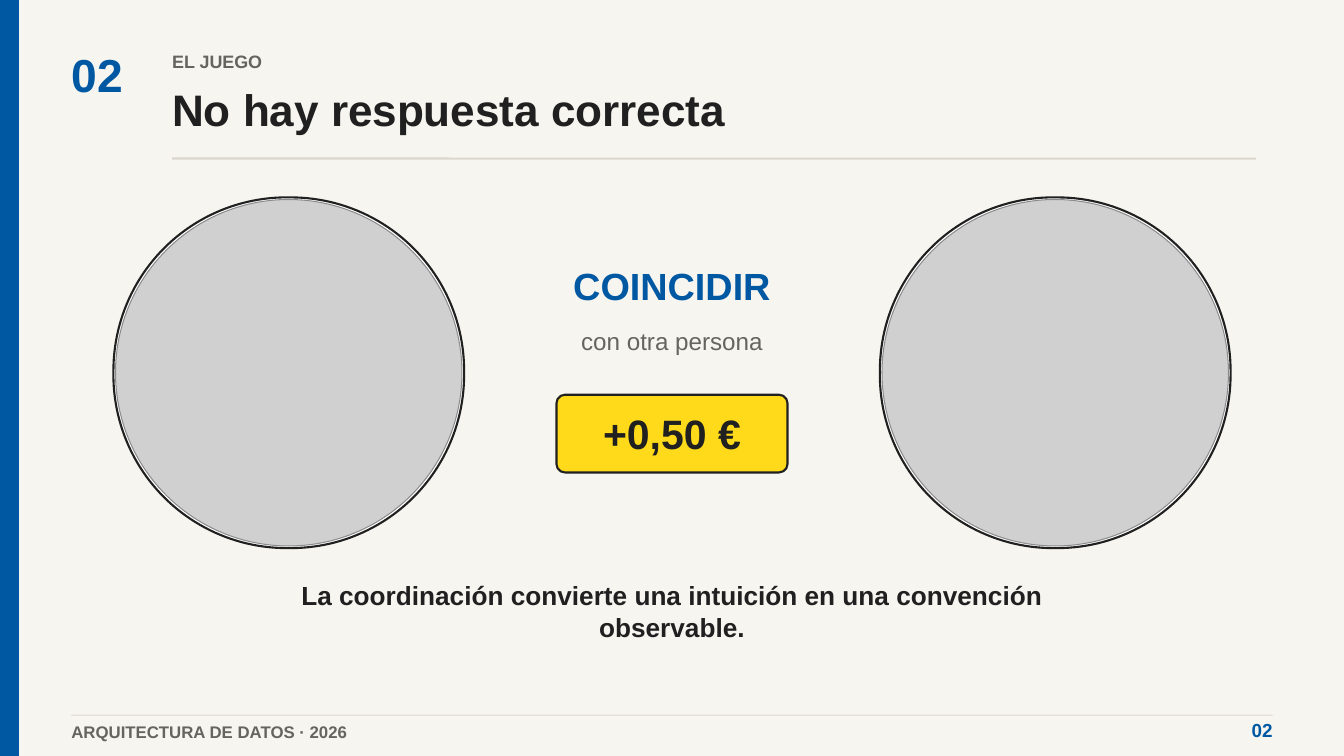
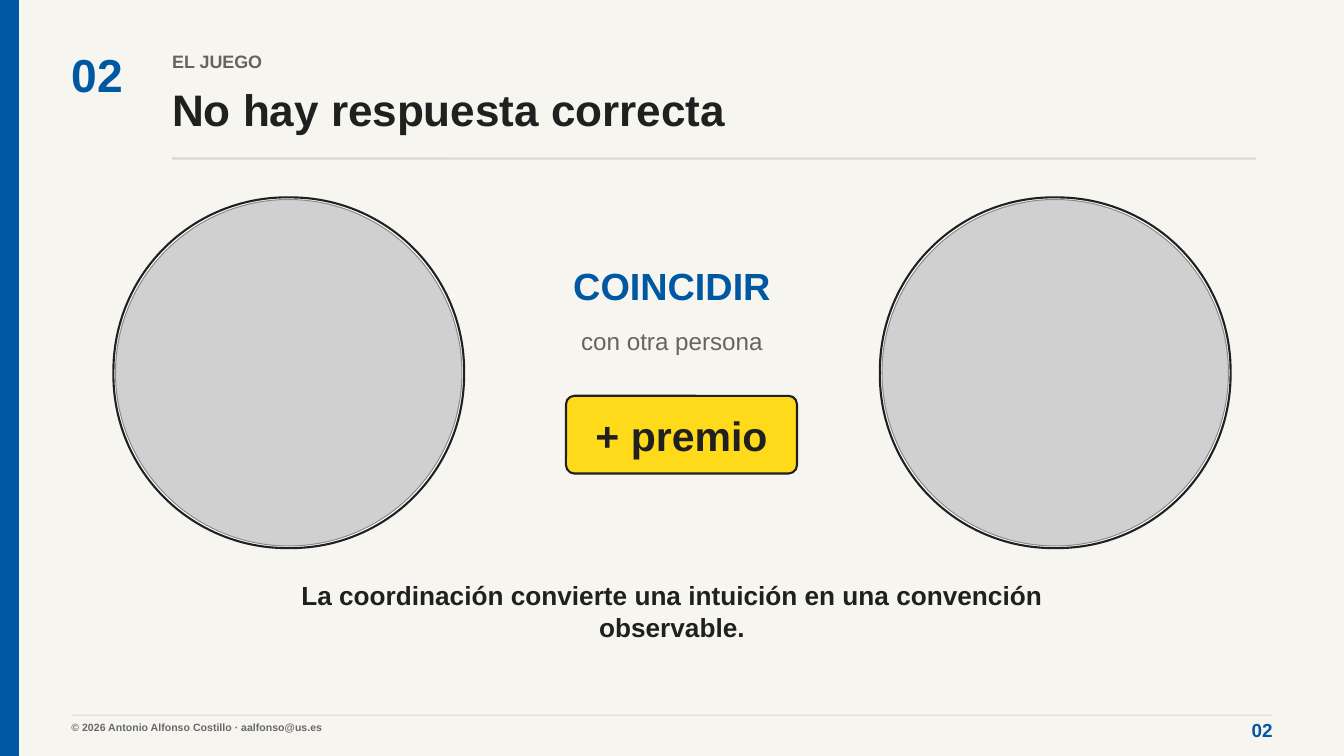
Before and after one commit to Teoriadejuego/arquitectura-datos-python-ciencia-abierta, a slide deck: slide 2 of 00_PRESENTACION/ARQUITECTURA_DATOS_PROYECCION.pptx. Drawn at 1344x756 pixels with LibreOffice and Linux fonts; fonts in the diff are those of the drawing; grey boxes stand for pictures. Boxes give left, top, right and bottom in pixels: in the first picture for what was removed or moved away, otherwise in the second. Text is boxed around its words. In the diff, an @@ line names an element or a change of style, - is before the commit and + after.

```diff
--- a/00_PRESENTACION/ARQUITECTURA_DATOS_PROYECCION.pptx
+++ b/00_PRESENTACION/ARQUITECTURA_DATOS_PROYECCION.pptx
@@ rounded rectangle "+ premio": place and size @@
-rounded rectangle "+ premio" at [557,395,787,473]
+rounded rectangle "+ premio" at [566,396,797,474]
@@ text in rounded rectangle at [631,421,768,459]: text changed @@
-+0,50 €
++ premio
@@ text at [82,723,322,733]: text changed; size 12 to 7.5 pt; text colour #66645F to #686868 @@
-ARQUITECTURA DE DATOS · 2026
+© 2026 Antonio Alfonso Costillo · aalfonso@us.es
```
Also in this commit, not shown: 20 other slides changed, 3 slides added, 11 other files.
